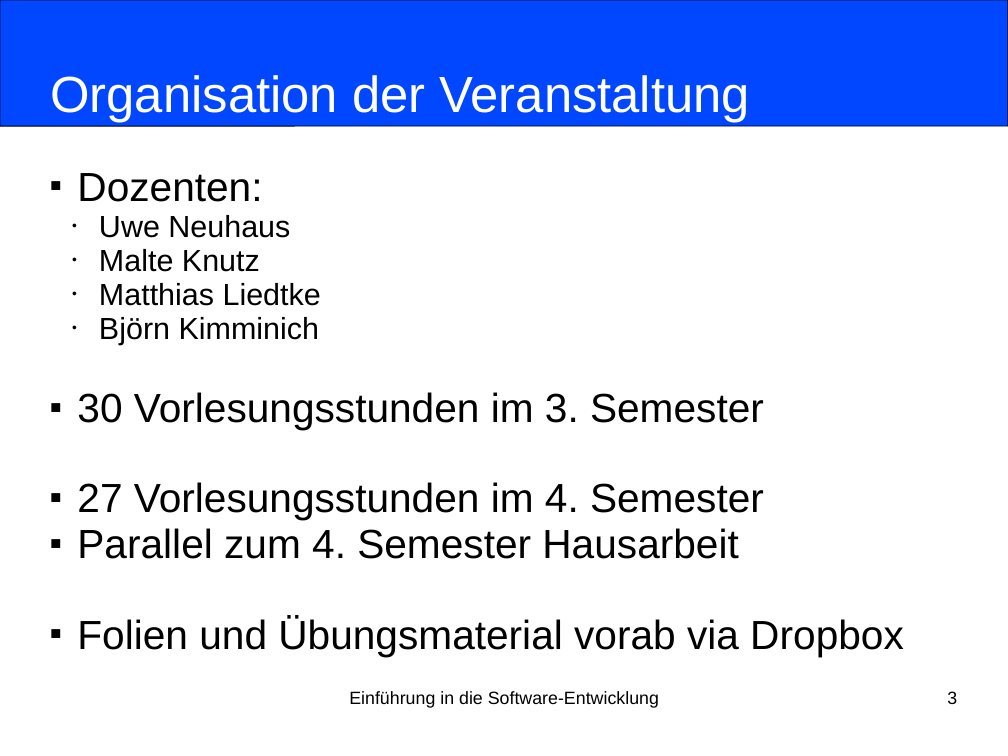
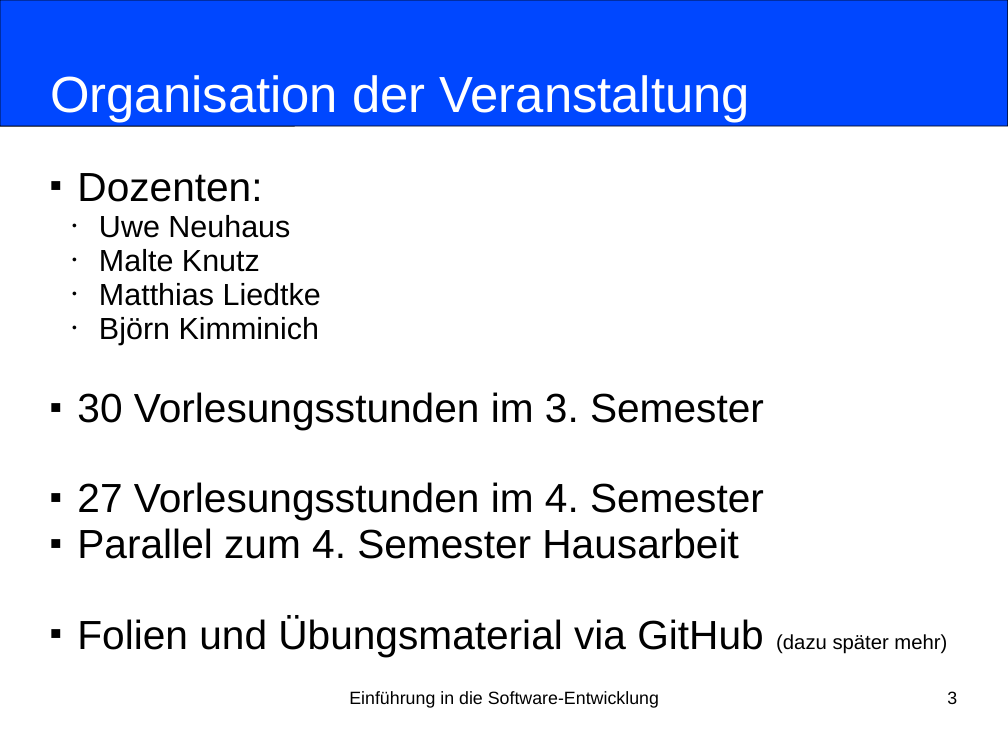
Before and after one commit to nordakademie-einfuehrung-java/vorlesungsskript, a slide deck: slide 3 of folien/Semester_03_Termin_01_Intro.ppt. Drawn at 1008x756 pixels with LibreOffice and Linux fonts; fonts in the diff are those of the drawing. Boxes give left, top, right and bottom in pixels: in the first picture for what was removed or moved away, otherwise in the second. Text is boxed around its words. In the diff, an @@ line names an element or a change of style, - is before the commit and + after.

```diff
--- a/folien/Semester_03_Termin_01_Intro.ppt
+++ b/folien/Semester_03_Termin_01_Intro.ppt
@@ subtitle at bbox=[77, 616, 947, 656]: text changed @@
-■ Folien und Übungsmaterial vorab via Dropbox
+■ Folien und Übungsmaterial via GitHub (dazu später mehr)
```
Also in this commit, not shown: 2 other slides changed, 3 slides added, 1 other file.
